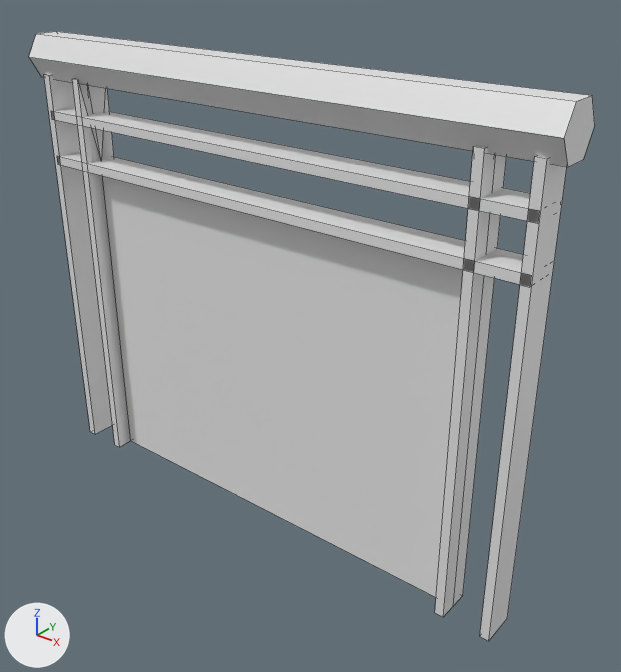
An edit to the FBX model Assets/Models/Station/valla.fbx, drawn before and after from the same camera.
Camera for both pictures: a camera (50 mm lens) standing at (2.53, -47.02, 8.61) and looking at (0.97, -45.07, 7.4). Lighting does not change. The marker at lower left points along +X, +Y and +Z. Mesh edges are drawn as thin lines. Where no turn or scale is listed for an object, it has been applied to the vertices.
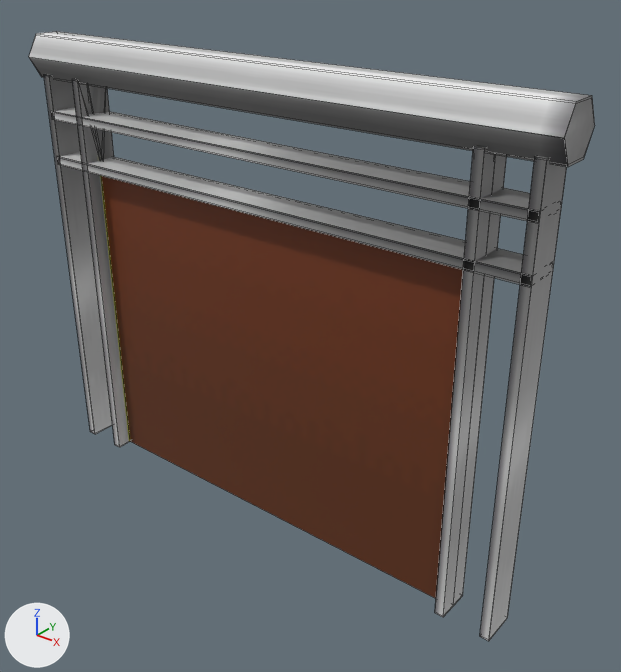
Scene script edits in JSON lines:
```json
{"op": "add", "block": "img_escaleras_png", "code": ["img_escaleras_png = load_image('escaleras.png', 'Materials/escaleras.png', 128, 128, 'sRGB')"]}
{"op": "add", "block": "img_señaletica1_png", "code": ["img_señaletica1_png = load_image('señaletica1.png', 'Materials/señaletica1.png', 128, 128, 'sRGB')"]}
{"op": "add", "block": "mat_escaleras", "code": ["mat_escaleras = principled_material('escaleras')", "mat_escaleras.texture = img_escaleras_png"]}
{"op": "add", "block": "mat_señaletica", "code": ["mat_señaletica = principled_material('señaletica')", "mat_señaletica.texture = img_señaletica1_png"]}
{"block": "me_cube_011", "where": "# used by ob_cube_035; location = (0.07, -45.146, 7.407)"}
{"op": "remove", "block": "me_cube_011", "code": "me_cube_011.from_pydata(...)  # 68 vertices, 53 faces; spans x -0.21..1.72, y -0.08..0.08, z -0.72..0.85"}
{"op": "add", "block": "me_cube_011", "code": "me_cube_011.from_pydata(...)  # 136 vertices, 108 faces; spans x -0.21..1.72, y -0.08..0.08, z -0.72..0.85"}
{"block": "me_cube_011", "change": "me_cube_011 part 1"}
{"block": "me_cube_011", "change": "16 vertices are added at x -0.01..1.52, y -0.06..0.06, z -0.72..0.72"}
{"block": "me_cube_011", "change": "8 new vertices lie (0.0, 0.0, 1.44) away from vertices in x -0.01..1.52, y -0.06..0.06, z -0.72"}
{"block": "me_cube_011", "change": "20 new faces join them, mat_escaleras (picture img_escaleras_png)"}
{"block": "me_cube_011", "change": "3 new faces join them, mat_señaletica (picture img_señaletica1_png)"}
{"block": "me_cube_011", "change": "me_cube_011 part 2: 52 faces spanning x -0.21..1.72, y -0.08..0.08, z -0.72..0.85 switch from no material to mat_escaleras (picture img_escaleras_png)"}
{"block": "me_cube_011", "change": "me_cube_011 part 3: 1 face spanning x 0.02..1.49, y 0.0, z -0.72..0.43 switches from no material to mat_señaletica (picture img_señaletica1_png)"}
{"op": "add", "block": "me_cube_011", "code": "me_cube_011.materials.append(mat_señaletica)  # picture img_señaletica1_png"}
```

What differs and where, as boxes (x1, y1, x2, y2) in the pictures (621 x 672 px):
```json
{"part": 1, "of": "me_cube_011", "change": "added", "after": [81, 93, 101, 161]}
{"part": 2, "of": "me_cube_011", "change": "recoloured", "before": [29, 31, 595, 641], "after": [29, 31, 595, 641]}
{"part": 3, "of": "me_cube_011", "change": "recoloured", "before": [103, 176, 463, 597], "after": [102, 176, 463, 598]}
```
